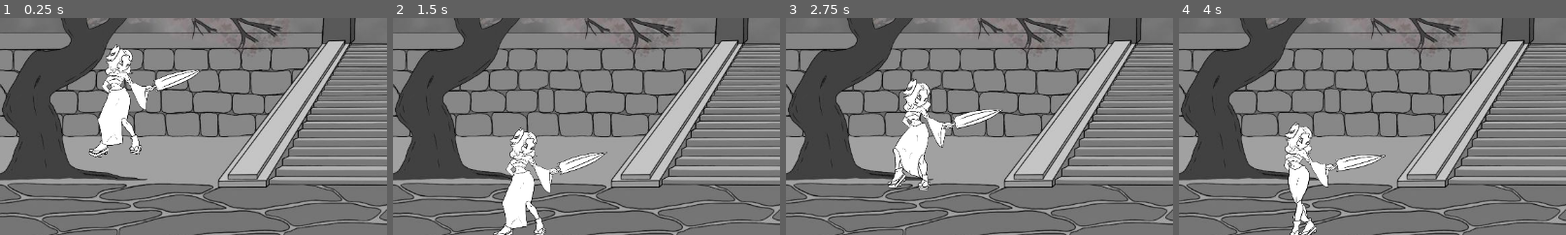
Above: before the commit, frames 1-4 (left to right).
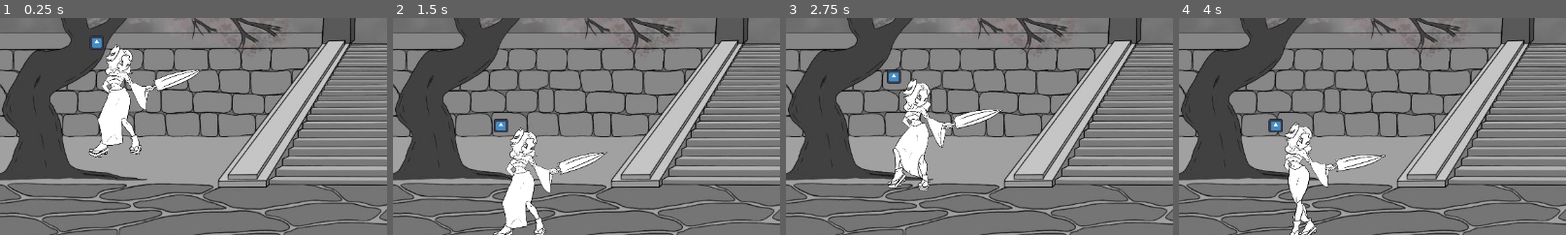
Above: after the commit, the same moments.

Repository: marcushsv/fighting-game-mgd
Game: Godot game, scene res://gameon.tscn
Two runs of this game, one before a commit and one after it. Both use one fixed random seed, a clock stepped at 60 frames per second and the inputs below. The engine's default icon, where the game draws it, is replaced by a stand-in: a white triangle on a blue panel in a dark square.
Inputs:
- Up to frame 1 (0.25 s): no input
- Up to frame 2 (1.5 s): hold Right (right_arrow) from 0.53 s (still down); tap A (a) at 0.6 s; tap Up (up_arrow) at 0.77 s; tap D (d) at 0.8, 1.35 s
- Up to frame 3 (2.75 s): tap Up (up_arrow) at 1.52 s; tap S (s) at 1.55, 2.1 s; release Right (right_arrow) at 2.03 s; hold Left (left_arrow) from 2.03 s (still down); tap W (w) at 2.3 s
- Up to frame 4 (4 s): release Left (left_arrow) at 2.78 s; hold Right (right_arrow) from 2.78 s (still down); tap W (w) at 2.85 s; tap Up (up_arrow) at 3.02, 3.77 s; tap A (a) at 3.05, 3.6 s; tap D (d) at 3.8 s
The pictures show only the part of the screen within x 0-50%, y 41-90%; the shares and areas given below are measured in that part.

The runs differ from the first frame. In frame 1, 0.2% of the frame differs, in the area x 23-27%, y 8-15%; in frame 2, 0.2%, in the area x 26-30%, y 46-53%; in frame 3, 0.2%; in frame 4, 0.2%.

Commit message:
menu test

Diff:
--- /dev/null
+++ b/godot/Button.gd
@@ -0,0 +1,16 @@
+extends Button
+
+
+# Called when the node enters the scene tree for the first time.
+func _ready():
+	pass # Replace with function body.
+
+
+# Called every frame. 'delta' is the elapsed time since the previous frame.
+func _process(delta):
+	pass
+
+
+func _on_pressed():
+	get_tree().change_scene_to_file("res://gameon.tscn")
+	pass # Replace with function body.
--- /dev/null
+++ b/godot/character/AnimatedSprite2D.gd
@@ -0,0 +1 @@
+extends AnimatedSprite2D
--- a/godot/character/player_1(wasd).tscn
+++ b/godot/character/player_1(wasd).tscn
@@ -6,6 +6,7 @@
 [ext_resource type="Texture2D" uid="uid://cf5psm31hqo8q" path="res://assets/sprites/walking_spritesheet_new_Dimension.png" id="4_at6if"]
 [ext_resource type="Texture2D" uid="uid://bdgofw5ijjjgq" path="res://assets/sprites/walker.png" id="5_38vp1"]
 [ext_resource type="Texture2D" uid="uid://c0blhp48m7aew" path="res://assets/sprites/slashing_spritesheet.png" id="6_e2a0g"]
+[ext_resource type="Texture2D" uid="uid://c1rf4yfnpk2p2" path="res://icon.svg" id="7_445q0"]
 
 [sub_resource type="AtlasTexture" id="AtlasTexture_n0j2i"]
 atlas = ExtResource("2_3dgu7")
@@ -388,3 +389,10 @@
 [node name="CollisionShape2D" type="CollisionShape2D" parent="."]
 position = Vector2(30, -40)
 shape = SubResource("CapsuleShape2D_risxx")
+
+[node name="Sprite2D" type="Sprite2D" parent="."]
+position = Vector2(-6.25, -127.75)
+scale = Vector2(0.160156, 0.160156)
+texture = ExtResource("7_445q0")
+
+[node name="ShaderGlobalsOverride" type="ShaderGlobalsOverride" parent="."]
--- /dev/null
+++ b/godot/glow.gdshader
@@ -0,0 +1,37 @@
+shader_type canvas_item;
+render_mode blend_premul_alpha;
+
+uniform float radius = 5.0;
+uniform float amount = 0.25;
+
+void fragment() {
+	float r = radius;
+	vec2 ps = TEXTURE_PIXEL_SIZE;
+	vec4 col = texture(TEXTURE, UV);
+	vec4 glow = col;
+
+	glow += texture(TEXTURE, UV + vec2(-r, -r) * ps);
+	glow += texture(TEXTURE, UV + vec2(-r, 0.0) * ps);
+	glow += texture(TEXTURE, UV + vec2(-r, r) * ps);
+	glow += texture(TEXTURE, UV + vec2(0.0, -r) * ps);
+	glow += texture(TEXTURE, UV + vec2(0.0, r) * ps);
+	glow += texture(TEXTURE, UV + vec2(r, -r) * ps);
+	glow += texture(TEXTURE, UV + vec2(r, 0.0) * ps);
+	glow += texture(TEXTURE, UV + vec2(r, r) * ps);
+
+	r *= 2.0;
+	glow += texture(TEXTURE, UV + vec2(-r, -r) * ps);
+	glow += texture(TEXTURE, UV + vec2(-r, 0.0) * ps);
+	glow += texture(TEXTURE, UV + vec2(-r, r) * ps);
+	glow += texture(TEXTURE, UV + vec2(0.0, -r) * ps);
+	glow += texture(TEXTURE, UV + vec2(0.0, r) * ps);
+	glow += texture(TEXTURE, UV + vec2(r, -r) * ps);
+	glow += texture(TEXTURE, UV + vec2(r, 0.0) * ps);
+	glow += texture(TEXTURE, UV + vec2(r, r) * ps);
+
+	glow /= 17.0;
+	glow *= amount;
+	col.rgb *= col.a;
+
+	COLOR = glow + col;
+}
--- /dev/null
+++ b/godot/menu.gd
@@ -0,0 +1,11 @@
+extends Node2D
+
+
+# Called when the node enters the scene tree for the first time.
+func _ready():
+	pass # Replace with function body.
+
+
+# Called every frame. 'delta' is the elapsed time since the previous frame.
+func _process(delta):
+	pass
--- a/godot/menu.tscn
+++ b/godot/menu.tscn
@@ -1,3 +1,24 @@
-[gd_scene format=3 uid="uid://c2lvfihr5unj2"]
+[gd_scene load_steps=4 format=3 uid="uid://c2lvfihr5unj2"]
+
+[ext_resource type="Texture2D" uid="uid://c1rf4yfnpk2p2" path="res://icon.svg" id="2_ms7g8"]
+[ext_resource type="Script" path="res://Button.gd" id="2_oojus"]
+
+[sub_resource type="NoiseTexture2D" id="NoiseTexture2D_wfwav"]
 
 [node name="menu" type="Node2D"]
+
+[node name="Sprite2D" type="Sprite2D" parent="."]
+position = Vector2(608, 317)
+scale = Vector2(0.601562, 0.227539)
+texture = SubResource("NoiseTexture2D_wfwav")
+
+[node name="Button" type="Button" parent="."]
+offset_left = 141.0
+offset_top = 203.0
+offset_right = 316.0
+offset_bottom = 339.0
+text = "start"
+icon = ExtResource("2_ms7g8")
+script = ExtResource("2_oojus")
+
+[connection signal="pressed" from="Button" to="Button" method="_on_pressed"]
Not shown: 1 places in godot/character/player_1(wasd).tscn that only renumber resources
